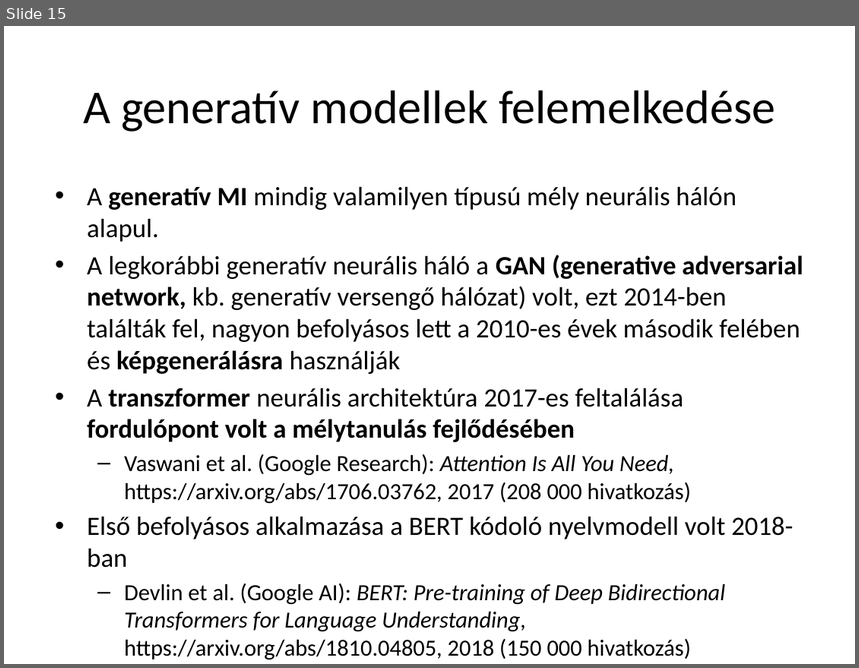
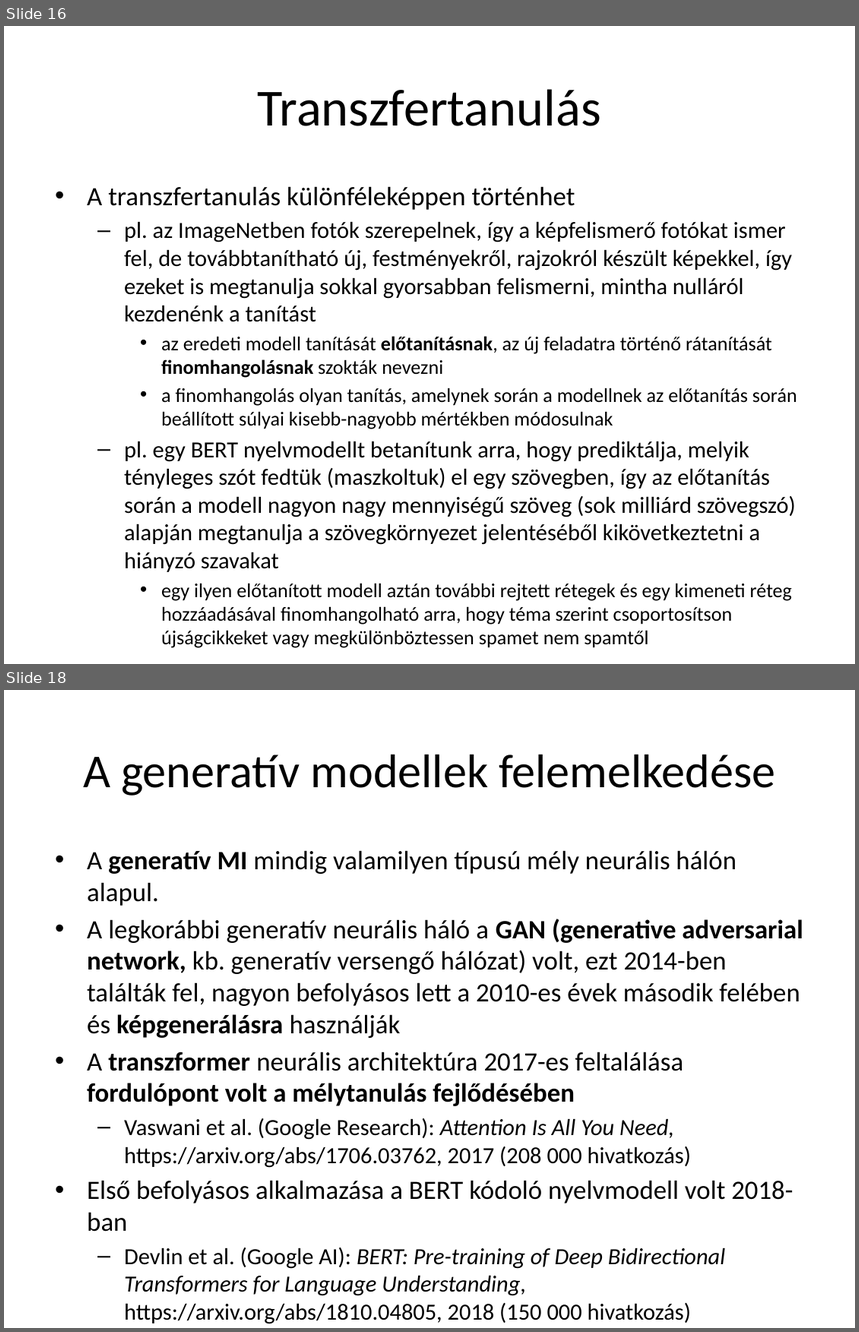
Before and after one commit to Clinical-Bioinformatics-Debrecen/generativ_mi_2025, a slide deck: 4.pptx. Shown one above the other, each under a label of ours: slide 15 before the commit, slides 16 and 18 after it; the slides between them are not shown. The pictures are 859x668 and 859x1332 pixels, drawn with LibreOffice and Linux fonts; fonts in the diff are those of the drawing. Boxes give left, top, right and bottom in pixels: in the first picture for what was removed or moved away, otherwise in the second. Text is boxed around its words. In the diff, an @@ line names an element or a change of style, - is before the commit and + after.

```diff
--- a/4.pptx
+++ b/4.pptx
@@ slide 16 added at <box>4,26,855,664</box>, background #FFFFFF @@
@@ title added at <box>258,89,601,126</box>, 44 pt, text #000000 @@
+Transzfertanulás
@@ text added at <box>87,186,797,648</box>, 19.6 pt, text #000000 @@
+• A transzfertanulás különféleképpen történhet
+  – pl. az ImageNetben fotók szerepelnek, így a képfelismerő fotókat ismer fel, de továbbtanítható új, festményekről, rajzokról készült képekkel, így ezeket is megtanulja sokkal gyorsabban felismerni, mintha nulláról kezdenénk a tanítást
+    • az eredeti modell tanítását előtanításnak, az új feladatra történő rátanítását finomhangolásnak szokták nevezni
+    • a finomhangolás olyan tanítás, amelynek során a modellnek az előtanítás során beállított súlyai kisebb-nagyobb mértékben módosulnak
+  – pl. egy BERT nyelvmodellt betanítunk arra, hogy prediktálja, melyik tényleges szót fedtük (maszkoltuk) el egy szövegben, így az előtanítás során a modell nagyon nagy mennyiségű szöveg (sok milliárd szövegszó) alapján megtanulja a szövegkörnyezet jelentéséből kikövetkeztetni a hiányzó szavakat
+    • egy ilyen előtanított modell aztán további rejtett rétegek és egy kimeneti réteg hozzáadásával finomhangolható arra, hogy téma szerint csoportosítson újságcikkeket vagy megkülönböztessen spamet nem spamtől
@@ what was slide 15 is now slide 18 @@
```
Also in this commit, not shown: 2 other slides added, 1 other file.
